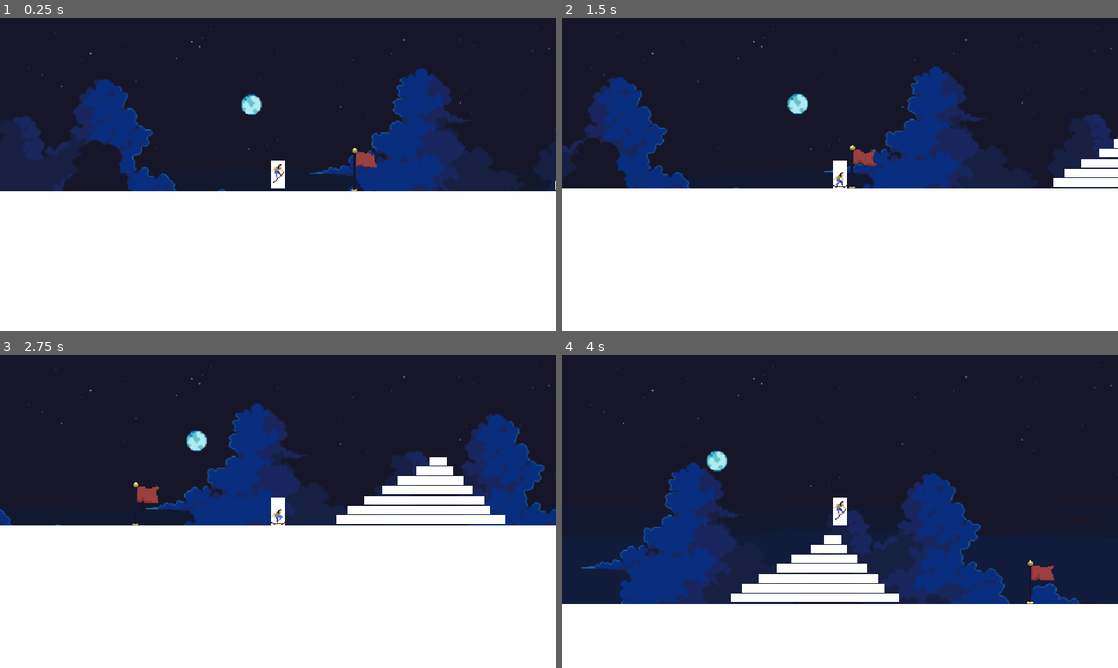
Above: before the commit, frames 1-4 (two rows, left to right).
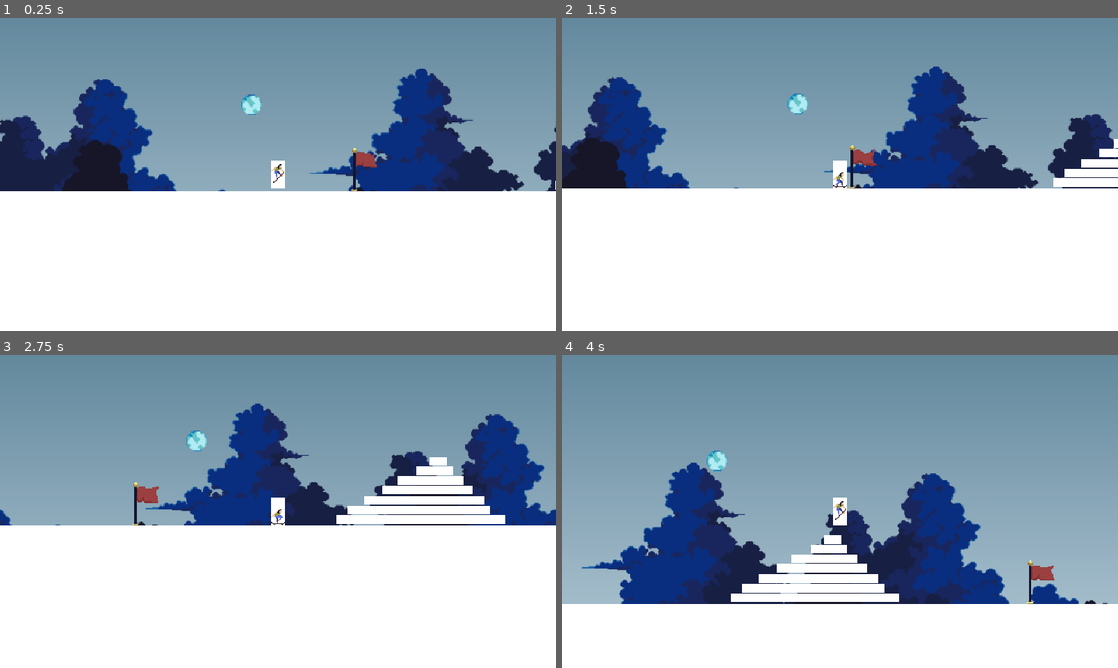
Above: after the commit, the same moments.

Repository: Minipeps/SpeedJam-8
Game: Godot game, scene res://2D/TestPlayerLevel.tscn
The game is run twice, just before and just after one commit, with the same random seed, the same clock (stepped at 60 frames per second) and the same inputs. This scene is started directly instead of the project's main scene.
Inputs (mouse positions are in pixels of both pictures, inside the frame that each line leads up to):
- Up to frame 1 (0.25 s): no input
- Up to frame 2 (1.5 s): tap Enter (ui_accept) at 0.5, 0.77 s; move the mouse to (962, 158) at 0.52 s; hold Right (player_move_right) 0.53-1.28 s; tap C (display_end_screen_lose) at 0.6 s; move the mouse to (728, 190) at 1.27 s; hold Down (player_move_down) from 1.28 s (still down); tap X (display_end_screen_win) at 1.35 s
- Up to frame 3 (2.75 s): tap Enter (ui_accept) at 1.52 s; move the mouse to (333, 442) at 2.02 s; release Down (player_move_down) at 2.03 s; hold Right (player_move_right) from 2.03 s (still down); tap C (display_end_screen_lose) at 2.1 s
- Up to frame 4 (4 s): move the mouse to (812, 574) at 2.77 s; release Right (player_move_right) at 2.78 s; hold Up (player_move_up) 2.78-3.53 s; tap X (display_end_screen_win) at 2.85 s; tap Enter (ui_accept) at 3.02, 3.77 s; move the mouse to (1006, 558) at 3.52 s; hold Left (player_move_left) from 3.53 s (still down); tap C (display_end_screen_lose) at 3.6 s

The runs differ from the first frame. In frame 1, 42% of the frame differs, in the area x 0-100%, y 0-56%; in frame 2, 41%; in frame 3, 41%; in frame 4, 61%, in the area x 0-100%, y 0-80%.

Commit message:
added sky and transparency for tileset

Diff:
--- a/Parallax/Parallax.tscn
+++ b/Parallax/Parallax.tscn
@@ -1,7 +1,7 @@
 [gd_scene load_steps=5 format=3 uid="uid://hhg3splfg7rx"]
 
+[ext_resource type="Texture2D" uid="uid://c4674w0up0gts" path="res://Sprites/Parallax/sky.png" id="1_68ogj"]
 [ext_resource type="Texture2D" uid="uid://nj88m1lrjc0h" path="res://Sprites/Parallax/parallax_2.png" id="1_sifxs"]
-[ext_resource type="Texture2D" uid="uid://7084gwbwnmsx" path="res://Sprites/Parallax/parallax_1.png" id="2_grs37"]
 [ext_resource type="Texture2D" uid="uid://ca4j4j6ts8lqg" path="res://Sprites/Parallax/parallax_3.png" id="3_wjtfg"]
 [ext_resource type="Texture2D" uid="uid://dos0sw5ii264p" path="res://Sprites/Parallax/parallax_4.png" id="4_kxutt"]
 
@@ -14,7 +14,7 @@
 [node name="Sprite2D" type="Sprite2D" parent="Parallax2D-1"]
 position = Vector2(320, 180)
 scale = Vector2(1.11111, 1.11111)
-texture = ExtResource("2_grs37")
+texture = ExtResource("1_68ogj")
 
 [node name="Parallax2D-2" type="Parallax2D" parent="."]
 scroll_scale = Vector2(0.25, 0.25)
Binary file added: Sprites/Parallax/sky.png
Not shown, added: Sprites/Parallax/sky.png.import
Binary file changed: Sprites/Tileset/tileset_roof.png
Not shown, added: Sprites/Tileset/tileset_roof.png~
